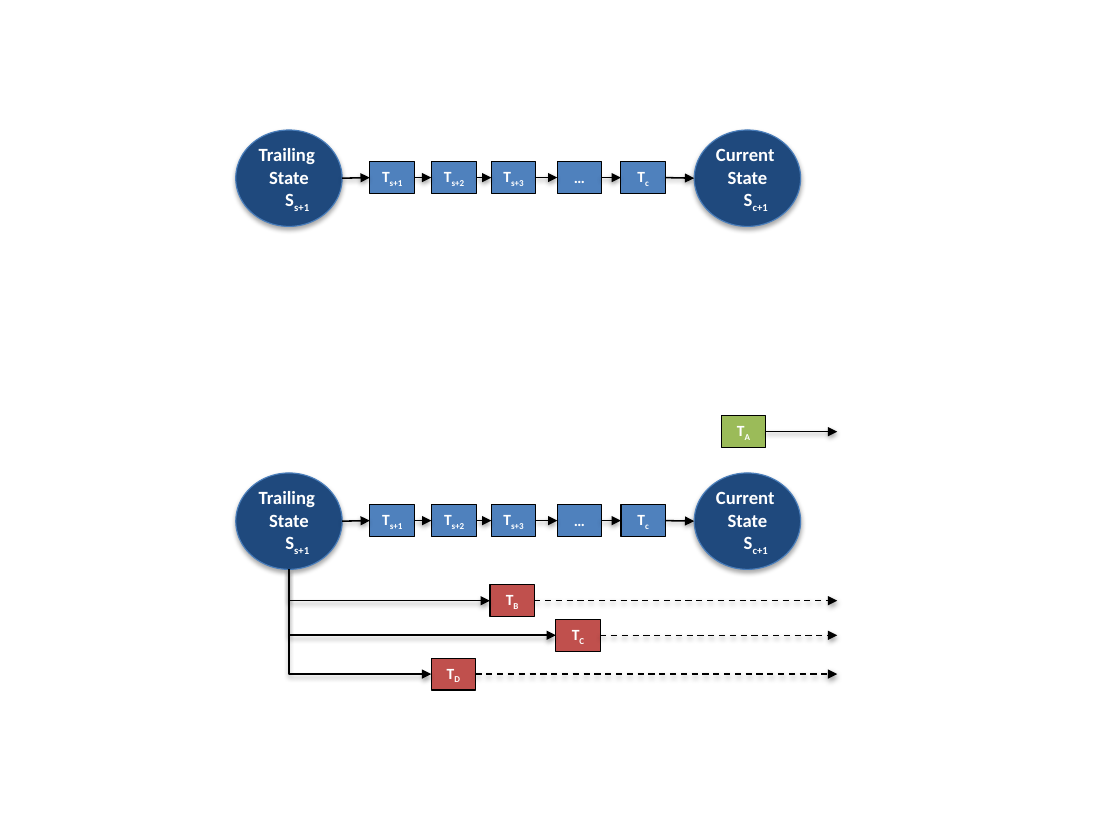
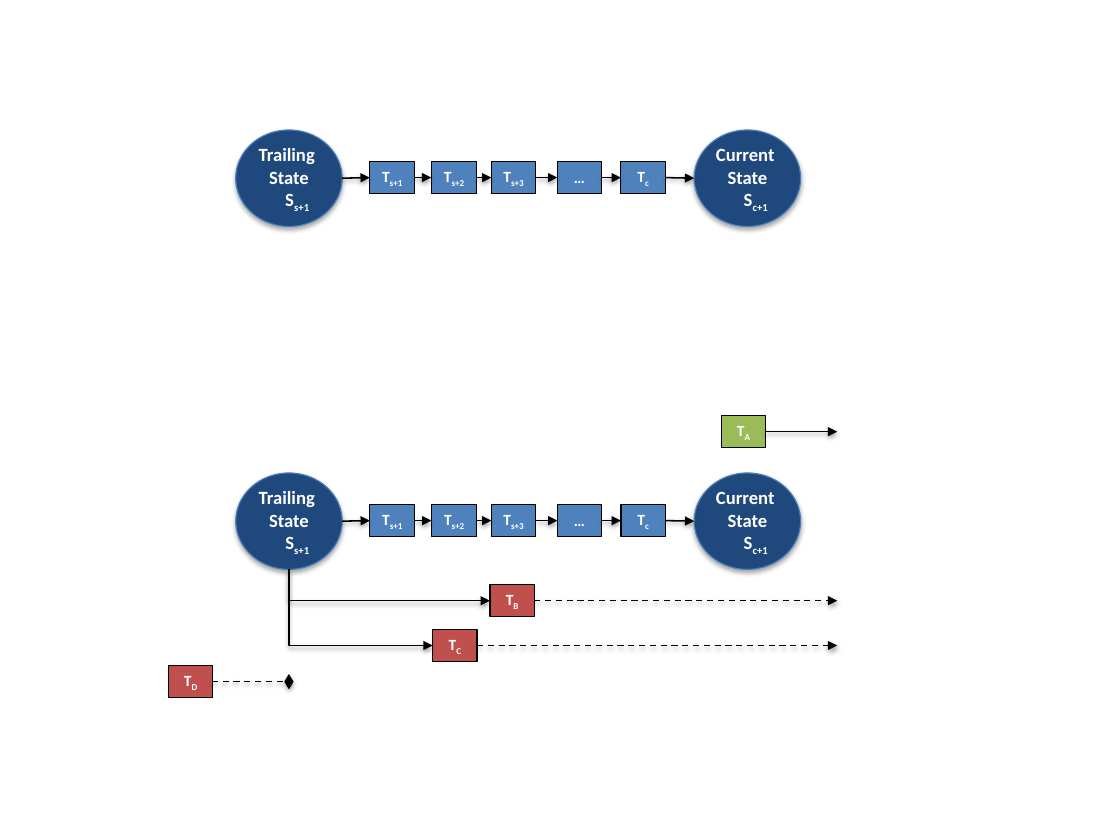
Before and after one commit to obi1kenobi/diego, a slide deck: slide 1 of doc/diagrams/Diagrams.pptx. Drawn at 1120x840 pixels with LibreOffice and Linux fonts; fonts in the diff are those of the drawing. Boxes give left, top, right and bottom in pixels: in the first picture for what was removed or moved away, otherwise in the second. Text is boxed around its words. In the diff, an @@ line names an element or a change of style, - is before the commit and + after.

Commit message:
Latest version of diagrams for final report.

```diff
--- a/doc/diagrams/Diagrams.pptx
+++ b/doc/diagrams/Diagrams.pptx
@@ elbow arrow moved from (289, 569) - (556, 635) to (289, 569) - (432, 645) @@
@@ elbow arrow removed from (289, 569) to (431, 674) @@
@@ rectangle "TC": place and size @@
-rectangle "TC" at <box>556,619,600,651</box>
+rectangle "TC" at <box>432,629,477,661</box>
@@ arrow moved from (600, 635) - (838, 635) to (477, 645) - (838, 645) @@
@@ rectangle "TD": place and size @@
-rectangle "TD" at <box>431,659,476,690</box>
+rectangle "TD" at <box>168,665,213,697</box>
@@ arrow moved from (476, 674) - (838, 674) to (213, 682) - (289, 682) @@
@@ arrow (213, 682) - (289, 682): arrowheads changed @@
```
